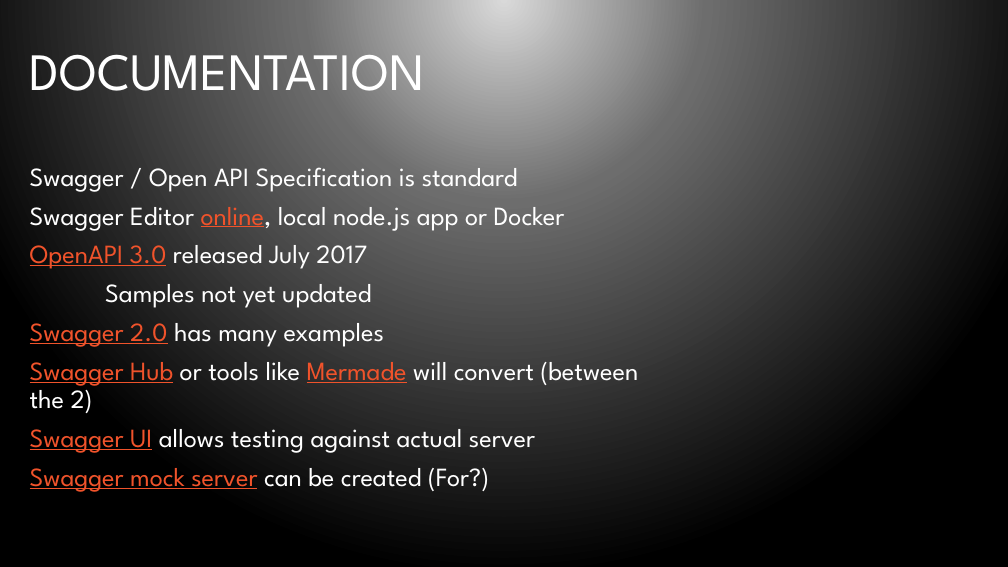
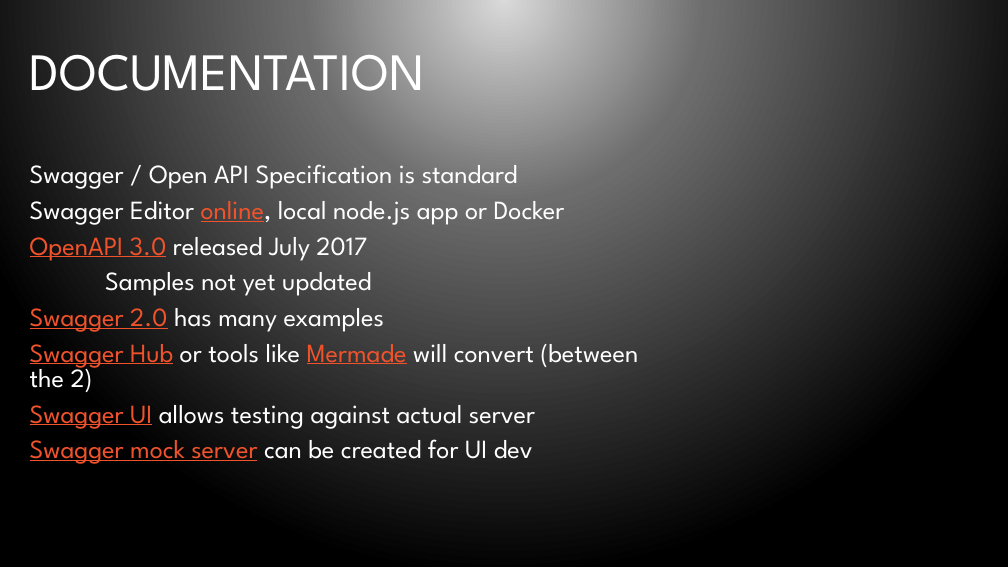
Before and after one commit to bleedingcode/domino-js-masterclass, a slide deck: slide 15 of presentation/8598 Domino and JS.pptx. Drawn at 1008x567 pixels with LibreOffice and Linux fonts; fonts in the diff are those of the drawing; background and template pictures are left out. Boxes give left, top, right and bottom in pixels: in the first picture for what was removed or moved away, otherwise in the second. Text is boxed around its words. In the diff, an @@ line names an element or a change of style, - is before the commit and + after.

```diff
--- a/presentation/8598 Domino and JS.pptx
+++ b/presentation/8598 Domino and JS.pptx
@@ text at [30, 164, 638, 429]: line spacing 0.9 to 0.8 @@
@@ text at [30, 439, 533, 464]: text changed @@
-Swagger mock server can be created (For?)
+Swagger mock server can be created for UI dev
```
Also in this commit, not shown: 19 other slides changed.
